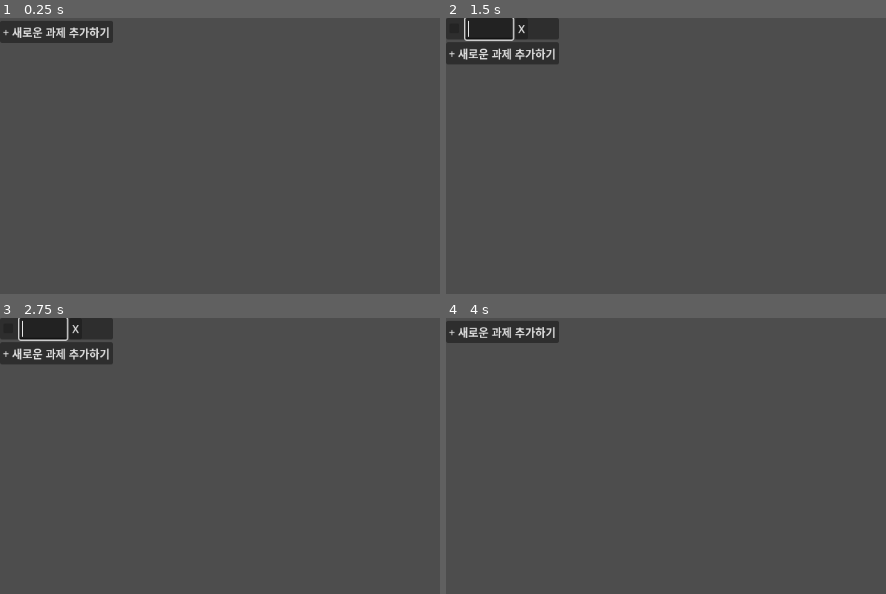
Above: before the commit, frames 1-4 (two rows, left to right).
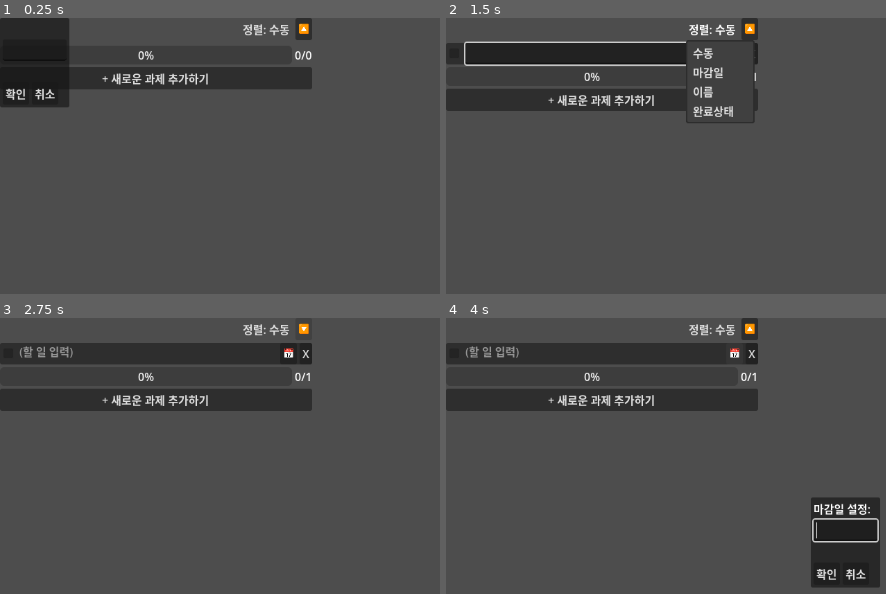
Above: after the commit, the same moments.

Repository: gee03143/voyager
Game: Godot game, scene res://scenes/todo/TodoView.tscn
Same seed, same stepped clock (60 frames per second), same inputs: the game is played once before the commit and once after it. This scene is started directly instead of the project's main scene.
Inputs (mouse positions are in pixels of both pictures, inside the frame that each line leads up to):
- Up to frame 1 (0.25 s): no input
- Up to frame 2 (1.5 s): click "+ 새로운 과제 추가하기" at 0.5 s; click (714, 29) at 1.25 s, where only the run after the commit has a clickable "정렬: 수동"
- Up to frame 3 (2.75 s): click (303, 329) at 2 s, where only the run after the commit has a clickable "🔼"
- Up to frame 4 (4 s): click (749, 329) at 2.75 s, where only the run after the commit has a clickable "🔽"; click "X" (after the commit: "📅") at 3.5 s

The runs differ from the first frame. In frame 1, 9.7% of the frame differs, in the area x 0-71%, y 0-33%; in frame 2, 11%; in frame 3, 12%; in frame 4, 18%, in the area x 0-99%, y 0-98%.

Commit message:
TODO 시스템 구현
* 정렬, 마감일 설정, richtextblock으로 빗금 표시 등 기능 구현
* 다중 그룹으로 리팩토링 예정

Diff:
--- /dev/null
+++ b/scenes/todo/DuePopup.tscn
@@ -0,0 +1,35 @@
+[gd_scene format=3 uid="uid://bclc3kkutwusk"]
+
+[ext_resource type="Script" uid="uid://b4q5cjgkd7qvw" path="res://scripts/todo/due_popup.gd" id="1_06rp2"]
+
+[node name="PopupPanel" type="PopupPanel" unique_id=2023970221]
+oversampling_override = 1.0
+size = Vector2i(100, 128)
+visible = true
+script = ExtResource("1_06rp2")
+
+[node name="VBox" type="VBoxContainer" parent="." unique_id=1023678945]
+offset_left = 4.0
+offset_top = 4.0
+offset_right = 96.0
+offset_bottom = 124.0
+
+[node name="TitleLabel" type="Label" parent="VBox" unique_id=1887969419]
+layout_mode = 2
+
+[node name="Input" type="LineEdit" parent="VBox" unique_id=695741433]
+layout_mode = 2
+
+[node name="ErrorLabel" type="Label" parent="VBox" unique_id=586806808]
+layout_mode = 2
+
+[node name="HBox" type="HBoxContainer" parent="VBox" unique_id=948280125]
+layout_mode = 2
+
+[node name="OKButton" type="Button" parent="VBox/HBox" unique_id=654589962]
+layout_mode = 2
+text = "확인"
+
+[node name="CancelButton" type="Button" parent="VBox/HBox" unique_id=1584465144]
+layout_mode = 2
+text = "취소"
--- a/scenes/todo/TodoRow.tscn
+++ b/scenes/todo/TodoRow.tscn
@@ -1,6 +1,6 @@
 [gd_scene format=3 uid="uid://dskufppwuhs1"]
 
-[ext_resource type="Script" uid="uid://7pujsblbfa33" path="res://scenes/todo/todo_row.gd" id="1_rnimk"]
+[ext_resource type="Script" uid="uid://7pujsblbfa33" path="res://scripts/todo/todo_row.gd" id="1_rnimk"]
 
 [node name="TodoRow" type="PanelContainer" unique_id=1444403424]
 offset_right = 40.0
@@ -13,8 +13,26 @@
 [node name="DoneCheck" type="CheckBox" parent="HBox" unique_id=484451728]
 layout_mode = 2
 
+[node name="TextDisplay" type="RichTextLabel" parent="HBox" unique_id=495020976]
+layout_mode = 2
+size_flags_horizontal = 3
+bbcode_enabled = true
+text = "
+"
+scroll_active = false
+autowrap_mode = 0
+
 [node name="TextEdit" type="LineEdit" parent="HBox" unique_id=1013532684]
+visible = false
 layout_mode = 2
+size_flags_horizontal = 3
+
+[node name="DueLabel" type="Label" parent="HBox" unique_id=1191919652]
+layout_mode = 2
+
+[node name="DueButton" type="Button" parent="HBox" unique_id=12485494]
+layout_mode = 2
+text = "📅"
 
 [node name="DeleteButton" type="Button" parent="HBox" unique_id=362496066]
 layout_mode = 2
--- a/scenes/todo/TodoView.tscn
+++ b/scenes/todo/TodoView.tscn
@@ -1,13 +1,48 @@
 [gd_scene format=3 uid="uid://buc68m4bpnu7y"]
 
-[ext_resource type="Script" uid="uid://8cdnqtuqcugh" path="res://scenes/todo/todo_view.gd" id="1_kn15c"]
+[ext_resource type="Script" uid="uid://8cdnqtuqcugh" path="res://scripts/todo/todo_view.gd" id="1_kn15c"]
 
 [node name="TodoView" type="VBoxContainer" unique_id=1298183729]
-offset_right = 40.0
-offset_bottom = 40.0
+custom_minimum_size = Vector2(450, 0)
+offset_right = 174.0
+offset_bottom = 97.0
 script = ExtResource("1_kn15c")
 
+[node name="Header" type="HBoxContainer" parent="." unique_id=409551666]
+layout_mode = 2
+
+[node name="Spacer" type="Control" parent="Header" unique_id=1499643541]
+layout_mode = 2
+size_flags_horizontal = 3
+
+[node name="SortKeyButton" type="MenuButton" parent="Header" unique_id=93822661]
+layout_mode = 2
+text = "정렬"
+item_count = 4
+popup/item_0/text = "수동"
+popup/item_0/id = 0
+popup/item_1/text = "마감일"
+popup/item_1/id = 1
+popup/item_2/text = "이름"
+popup/item_2/id = 2
+popup/item_3/text = "완료상태"
+popup/item_3/id = 3
+
+[node name="SortDirButton" type="Button" parent="Header" unique_id=1526471254]
+layout_mode = 2
+text = "📶"
+
 [node name="List" type="VBoxContainer" parent="." unique_id=101199513]
+layout_mode = 2
+
+[node name="ProgressRow" type="HBoxContainer" parent="." unique_id=1516573716]
+layout_mode = 2
+
+[node name="ProgressBar" type="ProgressBar" parent="ProgressRow" unique_id=1994390229]
+layout_mode = 2
+size_flags_horizontal = 3
+
+[node name="ProgressLabel" type="Label" parent="ProgressRow" unique_id=2004882570]
 layout_mode = 2
 
 [node name="AddButton" type="Button" parent="." unique_id=1400148124]
--- a/scenes/todo/todo_row.gd
+++ /dev/null
@@ -1,34 +0,0 @@
-class_name TodoRow
-extends PanelContainer
-
-signal changed
-signal delete_requested(row: TodoRow)
-
-@onready var done_check: CheckBox = $HBox/DoneCheck
-@onready var text_edit: LineEdit = $HBox/TextEdit
-@onready var delete_button: Button = $HBox/DeleteButton
-
-func _ready() -> void:
-	done_check.toggled.connect(_on_done_toggled)
-	text_edit.text_changed.connect(func(_t): changed.emit())
-	delete_button.pressed.connect(func(): delete_requested.emit(self))
-
-# Data -> UI
-func setup(todo: Todo) -> void:
-	done_check.button_pressed = todo.done
-	text_edit.text = todo.text
-	_apply_done_style(todo.done)
-
-# UI -> Data
-func get_data() -> Todo:
-	var t := Todo.new()
-	t.done = done_check.button_pressed
-	t.text = text_edit.text
-	return t
-
-func _on_done_toggled(pressed: bool) -> void:
-	_apply_done_style(pressed)
-	changed.emit()
-
-func _apply_done_style(done: bool) -> void:
-	text_edit.modulate = Color(1, 1, 1, 0.5) if done else Color(1, 1, 1, 1.0)
--- a/scenes/todo/todo_view.gd
+++ /dev/null
@@ -1,48 +0,0 @@
-extends VBoxContainer
-
-const TODO_ROW := preload("res://scenes/todo/TodoRow.tscn")
-const SAVE_DEBOUNCE := 0.5
-
-@onready var list: VBoxContainer = $List
-@onready var add_button: Button = $AddButton
-
-var _rows: Array[TodoRow] = []
-var _save_timer: Timer
-
-func _ready() -> void:
-	_save_timer = Timer.new()
-	_save_timer.one_shot = true
-	_save_timer.wait_time = SAVE_DEBOUNCE
-	add_child(_save_timer)
-	_save_timer.timeout.connect(func(): Save.save_game())
-
-	add_button.pressed.connect(_on_add_pressed)
-
-	for todo in Save.todos:          # 저장된 할 일 복원
-		_add_row(todo)
-
-func _add_row(todo: Todo) -> TodoRow:
-	var row := TODO_ROW.instantiate() as TodoRow
-	list.add_child(row)              # 트리에 먼저 → @onready 준비
-	row.setup(todo)                  # changed 연결 '전'이라 setup 이 저장 안 유발
-	row.changed.connect(_on_list_changed)
-	row.delete_requested.connect(_on_row_delete)
-	_rows.append(row)
-	return row
-
-func _on_add_pressed() -> void:
-	var row := _add_row(Todo.new())  # 빈 할 일 추가
-	_on_list_changed()               # 새 항목 저장
-	row.text_edit.grab_focus()       # 바로 입력 가능하게
-
-func _on_row_delete(row: TodoRow) -> void:
-	_rows.erase(row)
-	row.queue_free()
-	_on_list_changed()
-
-func _on_list_changed() -> void:
-	# 행 전체 → Save.todos 스냅샷 (메모리 즉시)
-	Save.todos.clear()
-	for r in _rows:
-		Save.todos.append(r.get_data())
-	_save_timer.start()              # 디스크 저장은 디바운스
--- a/scripts/data/save.gd
+++ b/scripts/data/save.gd
@@ -6,6 +6,9 @@
 var settings := AppSettings.new()
 var alarms: Array[Alarm] = []
 var todos: Array[Todo] = []
+
+var todos_sort_key: int = 0       # 0=수동 1=마감일 2=이름 3=완료
+var todos_sort_desc: bool = false
 
 func _ready() -> void:
 	if FileAccess.file_exists(SAVE_PATH):
@@ -31,6 +34,8 @@
 		"settings": settings.to_dict(),
 		"alarms": alarm_dicts,
 		"todos": todo_dicts,
+		"todos_sort_key": todos_sort_key,
+		"todos_sort_desc": todos_sort_desc,
 	}
 
 	var file := FileAccess.open(SAVE_PATH, FileAccess.WRITE)
@@ -66,3 +71,6 @@
 	for d in parsed.get("todos", []):
 		if typeof(d) == TYPE_DICTIONARY:
 			todos.append(Todo.from_dict(d))
+
+	todos_sort_key = int(parsed.get("todos_sort_key", 0))
+	todos_sort_desc = bool(parsed.get("todos_sort_desc", false))
--- /dev/null
+++ b/scripts/todo/due_popup.gd
@@ -0,0 +1,54 @@
+class_name DuePopup
+extends PopupPanel
+
+signal confirmed(iso: String)
+
+@onready var title_label: Label = $VBox/TitleLabel
+@onready var input: LineEdit = $VBox/Input
+@onready var error_label: Label = $VBox/ErrorLabel
+@onready var ok_button: Button = $VBox/HBox/OKButton
+@onready var cancel_button: Button = $VBox/HBox/CancelButton
+
+func _ready() -> void:
+	ok_button.pressed.connect(_on_ok)
+	cancel_button.pressed.connect(hide)
+	input.text_submitted.connect(func(_t): _on_ok())
+
+func open_for(current_iso: String, task_text: String) -> void:
+	title_label.text = "마감일 설정: %s" % task_text
+	input.text = current_iso
+	error_label.text = ""
+	popup_centered()
+	input.grab_focus()
+
+func _on_ok() -> void:
+	var t := input.text.strip_edges()
+	if t.is_empty():
+		confirmed.emit("")            # 비우면 마감일 제거
+		hide()
+		return
+	var iso := _normalize(t)
+	if iso.is_empty():
+		error_label.text = "YYYY-MM-DD 형식으로 입력하세요 (예: 2026-06-13)"
+		return
+	confirmed.emit(iso)
+	hide()
+
+func _normalize(t: String) -> String:
+	var p := t.split("-")
+	if p.size() != 3:
+		return ""
+	if not (p[0].is_valid_int() and p[1].is_valid_int() and p[2].is_valid_int()):
+		return ""
+	var y := int(p[0])
+	var m := int(p[1])
+	var d := int(p[2])
+	if y < 1 or m < 1 or m > 12 or d < 1 or d > _days_in_month(y, m):
+		return ""
+	return "%04d-%02d-%02d" % [y, m, d]
+
+func _days_in_month(y: int, m: int) -> int:
+	var days := [31, 28, 31, 30, 31, 30, 31, 31, 30, 31, 30, 31]
+	if m == 2 and (y % 4 == 0 and (y % 100 != 0 or y % 400 == 0)):
+		return 29
+	return days[m - 1]
--- a/scripts/todo/todo.gd
+++ b/scripts/todo/todo.gd
@@ -3,15 +3,18 @@
 
 var text: String = ""
 var done: bool = false
+var due_date: String = ""          # "YYYY-MM-DD", "" = 마감일 없음
 
 func to_dict() -> Dictionary:
 	return {
 		"text": text,
 		"done": done,
+		"due_date": due_date,
 	}
 
 static func from_dict(d: Dictionary) -> Todo:
 	var t := Todo.new()
 	t.text = str(d.get("text", ""))
 	t.done = bool(d.get("done", false))
+	t.due_date = str(d.get("due_date", ""))
 	return t
--- /dev/null
+++ b/scripts/todo/todo_row.gd
@@ -0,0 +1,113 @@
+class_name TodoRow
+extends PanelContainer
+
+signal changed
+signal delete_requested(row: TodoRow)
+signal due_edit_requested(row: TodoRow)
+
+@onready var done_check: CheckBox = $HBox/DoneCheck
+@onready var text_display: RichTextLabel = $HBox/TextDisplay
+@onready var text_edit: LineEdit = $HBox/TextEdit
+@onready var delete_button: Button = $HBox/DeleteButton
+@onready var due_label: Label = $HBox/DueLabel
+@onready var due_button: Button = $HBox/DueButton
+
+var _text: String = ""
+var _done: bool = false
+var _due: String = ""
+
+func _ready() -> void:
+	done_check.toggled.connect(_on_done_toggled)
+	text_display.gui_input.connect(_on_display_input)
+	text_edit.text_submitted.connect(_on_edit_submitted)
+	text_edit.focus_exited.connect(_commit_edit)
+	delete_button.pressed.connect(func(): delete_requested.emit(self))
+	due_button.pressed.connect(func(): due_edit_requested.emit(self))
+	_show_display()
+	_render()
+
+# Data -> UI
+func setup(todo: Todo) -> void:
+	_text = todo.text
+	_done = todo.done
+	done_check.set_pressed_no_signal(todo.done)
+	_due = todo.due_date
+	_render()
+	_render_due()
+
+# UI -> Data
+func get_data() -> Todo:
+	var t := Todo.new()
+	t.done = _done
+	t.text = _text
+	t.due_date = _due
+	return t
+
+func start_edit() -> void:
+	text_edit.text = _text
+	text_display.hide()
+	text_edit.show()
+	text_edit.grab_focus()
+	text_edit.caret_column = text_edit.text.length()
+
+func set_due(iso: String) -> void:
+	_due = iso
+	_render_due()
+	changed.emit()
+
+func is_done() -> bool:
+	return _done
+
+func _on_done_toggled(pressed: bool) -> void:
+	_done = pressed
+	_render()
+	changed.emit()
+
+func get_text() -> String:
+	return _text
+
+func get_due() -> String:
+	return _due
+
+func _on_display_input(event: InputEvent) -> void:
+	if event is InputEventMouseButton and event.double_click \
+			and event.button_index == MOUSE_BUTTON_LEFT:
+		start_edit()                       # 더블클릭 → 편집
+
+func _on_edit_submitted(_t: String) -> void:
+	text_edit.release_focus()
+
+func _commit_edit() -> void:
+	if not text_edit.visible:
+		return
+	_text = text_edit.text.strip_edges()
+	_show_display()
+	_render()
+	changed.emit()
+
+func _show_display() -> void:
+	text_edit.hide()
+	text_display.show()
+
+func _render() -> void:
+	var safe := _text.replace("[", "[lb]")   # 사용자 텍스트의 BBCode 주입 방지
+	if _text.is_empty():
+		text_display.text = "(할 일 입력)"
+		text_display.modulate.a = 0.5
+	elif _done:
+		text_display.text = "[s]%s[/s]" % safe
+		text_display.modulate.a = 0.5
+	else:
+		text_display.text = safe
+		text_display.modulate.a = 1.0
+
+func _render_due() -> void:
+	due_label.text = _format_due(_due)
+
+func _format_due(iso: String) -> String:
+	if iso.is_empty():
+		return ""
+	var p := iso.split("-")
+	if p.size() != 3:
+		return iso
+	return "%d/%d/%d" % [int(p[0]), int(p[1]), int(p[2])]   # "2026/6/13"
--- /dev/null
+++ b/scripts/todo/todo_view.gd
@@ -0,0 +1,154 @@
+extends VBoxContainer
+
+enum SortKey { MANUAL, DUE, NAME, DONE }
+const SORT_NAMES := ["수동", "마감일", "이름", "완료상태"]
+
+const TODO_ROW := preload("res://scenes/todo/TodoRow.tscn")
+const DUE_POPUP := preload("res://scenes/todo/DuePopup.tscn")
+const SAVE_DEBOUNCE := 0.5
+
+@onready var list: VBoxContainer = $List
+@onready var progress: ProgressBar = $ProgressRow/ProgressBar
+@onready var progress_label: Label = $ProgressRow/ProgressLabel
+@onready var add_button: Button = $AddButton
+@onready var sort_key_button: MenuButton = $Header/SortKeyButton
+@onready var sort_dir_button: Button = $Header/SortDirButton
+
+var _rows: Array[TodoRow] = []
+var _save_timer: Timer
+
+var _due_popup: DuePopup
+var _editing_row: TodoRow = null
+
+var _sort_key: int = SortKey.MANUAL
+var _sort_desc: bool = false
+var _order_idx := {}     #tiebreak
+
+func _ready() -> void:
+	_save_timer = Timer.new()
+	_save_timer.one_shot = true
+	_save_timer.wait_time = SAVE_DEBOUNCE
+	add_child(_save_timer)
+	_save_timer.timeout.connect(func(): Save.save_game())
+	add_button.pressed.connect(_on_add_pressed)
+
+	_due_popup = DUE_POPUP.instantiate()
+	add_child(_due_popup)
+	_due_popup.confirmed.connect(_on_due_confirmed)
+	_due_popup.popup_hide.connect(func(): _editing_row = null)
+
+	var pm := sort_key_button.get_popup()
+	pm.id_pressed.connect(_on_sort_key_selected)
+	sort_dir_button.pressed.connect(_on_sort_dir_toggled)
+
+	_sort_key = clampi(Save.todos_sort_key, 0, SORT_NAMES.size() - 1)
+	_sort_desc = Save.todos_sort_desc
+
+	for todo in Save.todos:          # 저장된 할 일 복원
+		_add_row(todo)
+	_update_progress()
+	_update_sort_ui()
+	_apply_sort()
+
+func _add_row(todo: Todo) -> TodoRow:
+	var row := TODO_ROW.instantiate() as TodoRow
+	list.add_child(row)              # 트리에 먼저 → @onready 준비
+	row.setup(todo)                  # changed 연결 '전'이라 setup 이 저장 안 유발
+	row.changed.connect(_on_list_changed)
+	row.delete_requested.connect(_on_row_delete)
+	row.due_edit_requested.connect(_on_due_edit)
+	_rows.append(row)
+	return row
+
+func _on_add_pressed() -> void:
+	var row := _add_row(Todo.new())  # 빈 할 일 추가
+	_on_list_changed()               # 새 항목 저장
+	row.start_edit()
+
+func _on_row_delete(row: TodoRow) -> void:
+	_rows.erase(row)
+	row.queue_free()
+	_on_list_changed()
+
+func _on_list_changed() -> void:
+	# 행 전체 → Save.todos 스냅샷 (메모리 즉시)
+	Save.todos.clear()
+	for r in _rows:
+		Save.todos.append(r.get_data())
+	_update_progress()
+	_apply_sort()
+	_save_timer.start()              # 디스크 저장은 디바운스
+
+func _update_progress() -> void:
+	var total := _rows.size()
+	var done := 0
+	for r in _rows:
+		if r.is_done():
+			done += 1
+	progress.max_value = max(total, 1)
+	progress.value = done
+	progress_label.text = "%d/%d" % [done, total]
+
+func _on_due_edit(row: TodoRow) -> void:
+	_editing_row = row
+	var d := row.get_data()
+	_due_popup.open_for(d.due_date, d.text)   # 현재 마감일·할 일 이름 전달
+
+func _on_due_confirmed(iso: String) -> void:
+	if _editing_row:
+		_editing_row.set_due(iso)             # set_due 가 changed → 저장
+
+func _on_sort_key_selected(id: int) -> void:
+	_sort_key = id
+	_persist_sort()
+	_update_sort_ui()
+	_apply_sort()
+
+func _on_sort_dir_toggled() -> void:
+	_sort_desc = not _sort_desc
+	_persist_sort()
+	_update_sort_ui()
+	_apply_sort()
+
+func _update_sort_ui() -> void:
+	sort_key_button.text = "정렬: %s" % SORT_NAMES[_sort_key]
+	sort_dir_button.text = "🔽" if _sort_desc else "🔼"
+
+func _persist_sort() -> void:
+	Save.todos_sort_key = _sort_key
+	Save.todos_sort_desc = _sort_desc
+	_save_timer.start()
+
+func _apply_sort() -> void:
+	_order_idx.clear()
+	for i in _rows.size():
+		_order_idx[_rows[i]] = i           # 수동 순서 = 동순위 기준
+	var ordered := _rows.duplicate()
+	match _sort_key:
+		SortKey.DUE:  ordered.sort_custom(_cmp_due)
+		SortKey.NAME: ordered.sort_custom(_cmp_name)
+		SortKey.DONE: ordered.sort_custom(_cmp_done)
+		_:                                   # 수동: _rows 순서
+			if _sort_desc: ordered.reverse()
+	for i in ordered.size():
+		list.move_child(ordered[i], i)       # 화면(자식 순서)만 재배치, _rows 불변
+
+func _cmp_due(a: TodoRow, b: TodoRow) -> bool:
+	var da := a.get_due()
+	var db := b.get_due()
+	if da.is_empty() or db.is_empty():
+		if da.is_empty() == db.is_empty():
+			return _order_idx[a] < _order_idx[b]   # 둘 다 없음 → 수동 순서
+		return db.is_empty()                        # 없는 건 항상 뒤
+	if da == db: return false
+	return (da < db) != _sort_desc
+
+func _cmp_name(a: TodoRow, b: TodoRow) -> bool:
+	var na := a.get_text().to_lower()
+	var nb := b.get_text().to_lower()
+	if na == nb: return false
+	return (na < nb) != _sort_desc
+
+func _cmp_done(a: TodoRow, b: TodoRow) -> bool:
+	if a.is_done() == b.is_done(): return false
+	return (not a.is_done()) != _sort_desc          # 오름차순=미완료 먼저
Not shown, added: scripts/todo/due_popup.gd.uid
Renamed: scenes/todo/todo_row.gd.uid -> scripts/todo/todo_row.gd.uid
Renamed: scenes/todo/todo_view.gd.uid -> scripts/todo/todo_view.gd.uid
Not shown, changed: docs/architecture.md
